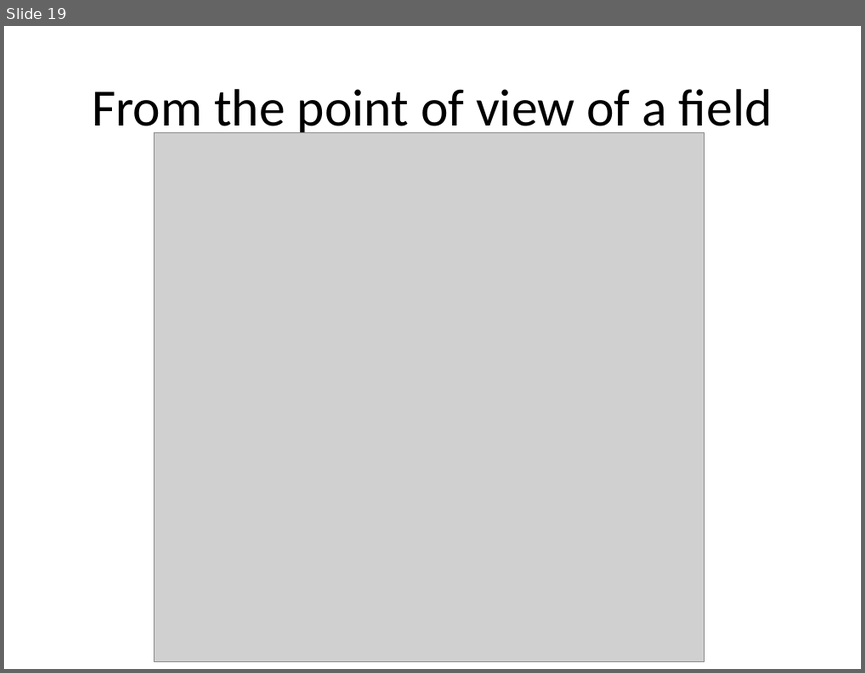
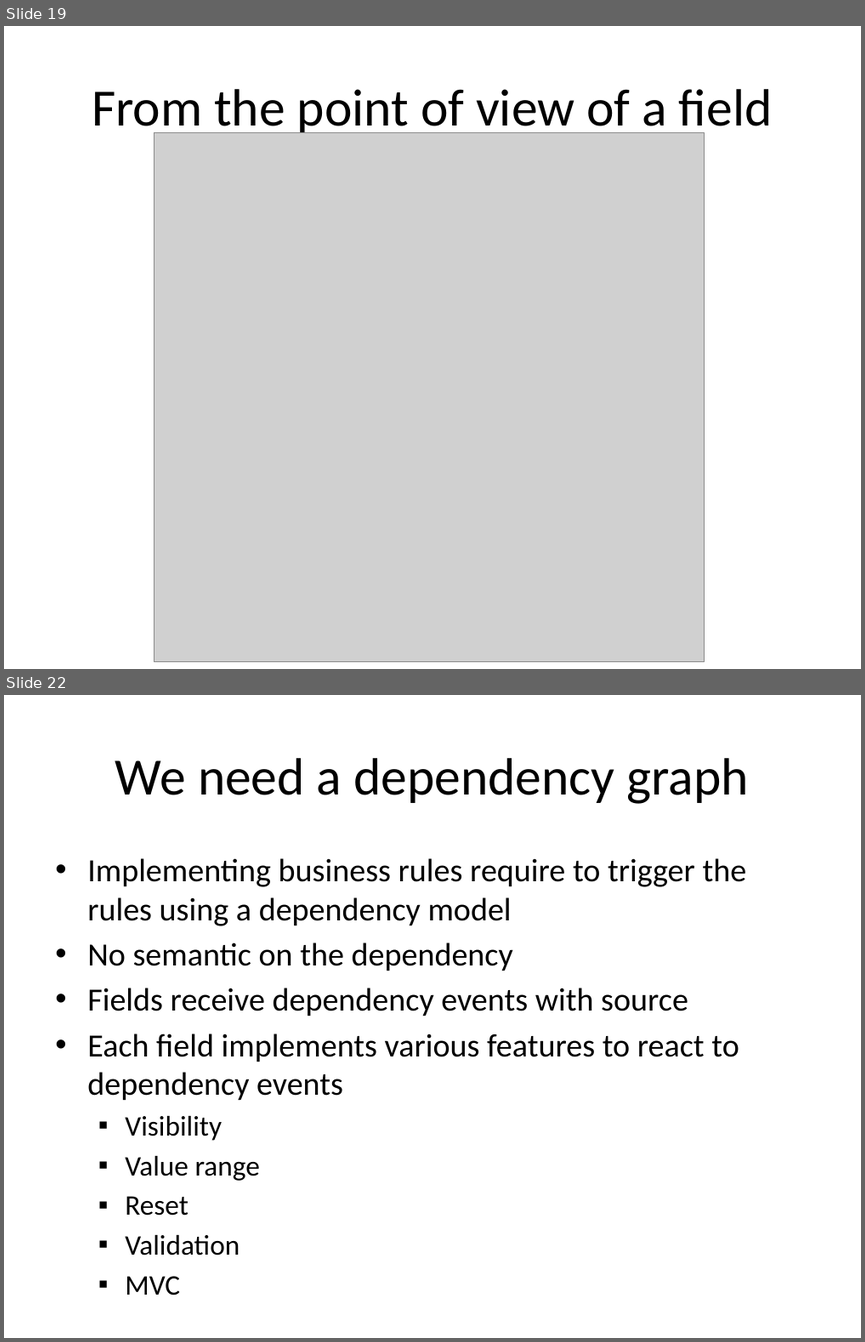
Before and after one commit to lesfurets/mdl4ui, a slide deck: mdl4ui-docs/mdl4ui_cg2013.pptx. Shown one above the other, each under a label of ours: slide 19 before the commit, slides 19 and 22 after it; the slides between them are not shown. The pictures are 865x673 and 865x1342 pixels, drawn with LibreOffice and Linux fonts; fonts in the diff are those of the drawing; grey boxes stand for pictures. Boxes give left, top, right and bottom in pixels: in the first picture for what was removed or moved away, otherwise in the second. Text is boxed around its words. In the diff, an @@ line names an element or a change of style, - is before the commit and + after.

Commit message:
MDL4UI presentation (to continue)
added dependency part of the prez

```diff
--- a/mdl4ui-docs/mdl4ui_cg2013.pptx
+++ b/mdl4ui-docs/mdl4ui_cg2013.pptx
@@ slide 22 added at (4,695,861,1338), background #FFFFFF @@
@@ title added at (115,758,749,804), 44 pt, text #000000 @@
+We need a dependency graph
@@ text added at (87,858,747,1255), 27.2 pt, text #000000 @@
+• Implementing business rules require to trigger the rules using a dependency model
+• No semantic on the dependency
+• Fields receive dependency events with source
+• Each field implements various features to react to dependency events
+  ▪ Visibility
+  ▪ Value range
+  ▪ Reset
+  ▪ Validation
+  ▪ MVC
```
Also in this commit, not shown: 9 other slides added, 22 other files.
